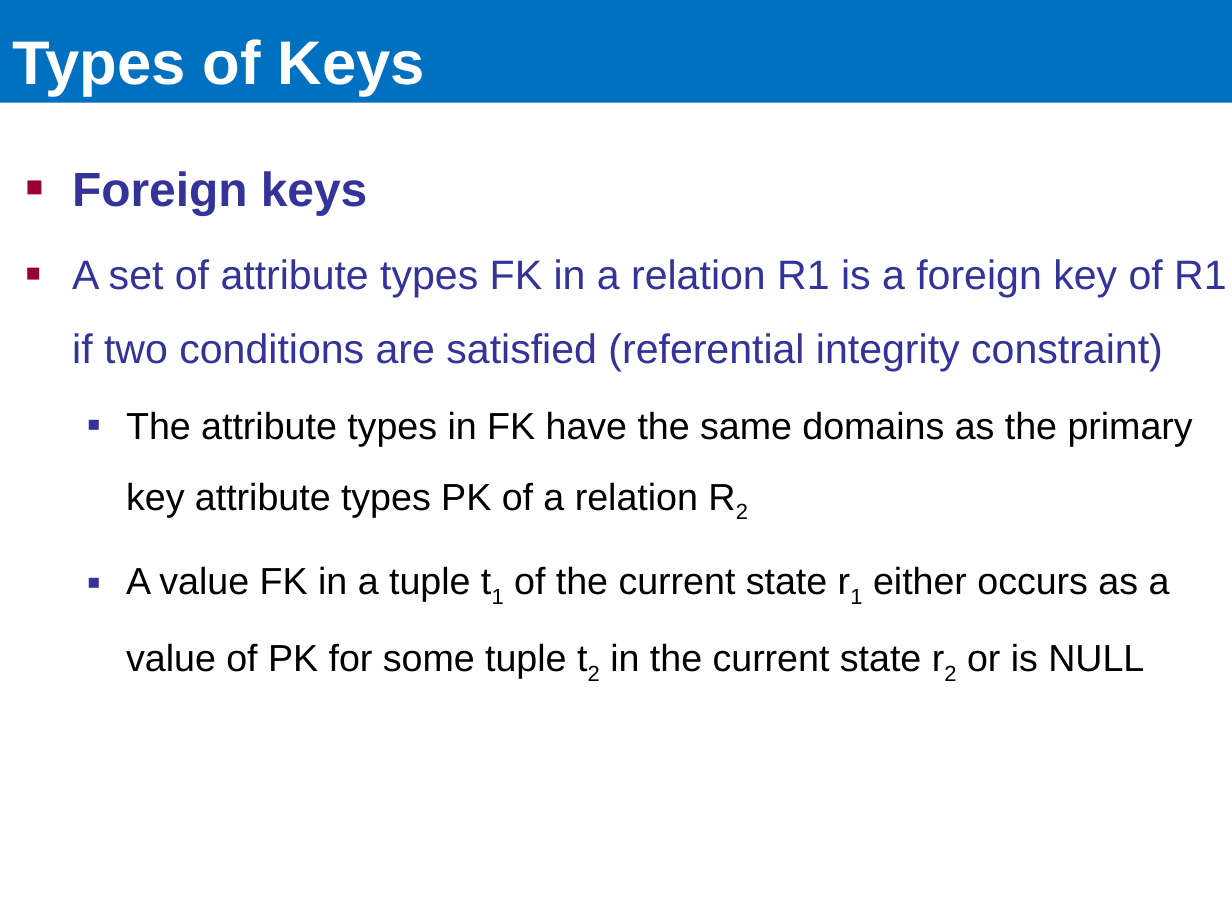
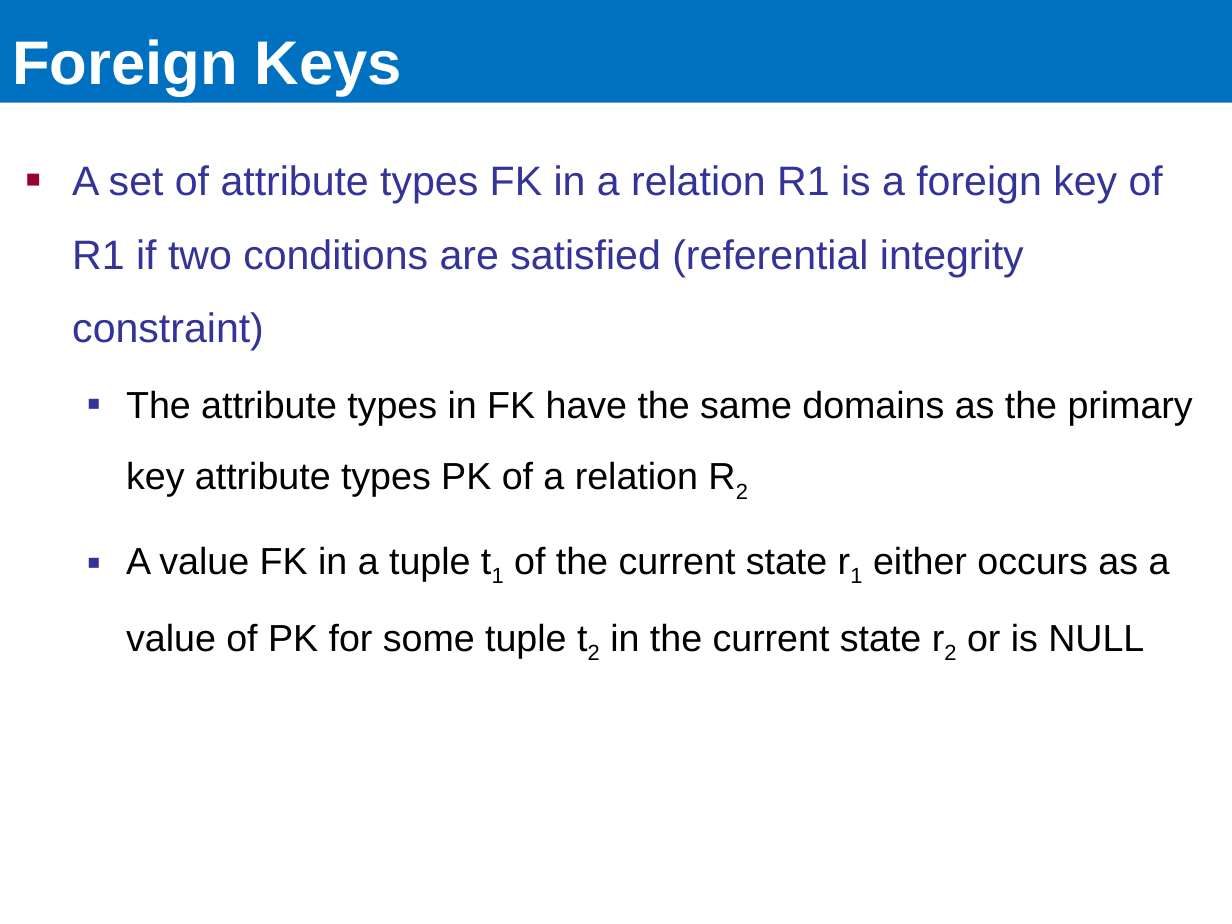
Before and after one commit to ECEG4191/Lecture-Slides, a slide deck: slide 39 of 2. Relational Model.pptx (slide 43 before the commit). Drawn at 1232x924 pixels with LibreOffice and Linux fonts; fonts in the diff are those of the drawing. Boxes give left, top, right and bottom in pixels: in the first picture for what was removed or moved away, otherwise in the second. Text is boxed around its words. In the diff, an @@ line names an element or a change of style, - is before the commit and + after.

```diff
--- a/2. Relational Model.pptx
+++ b/2. Relational Model.pptx
@@ title at [12, 39, 402, 95]: text changed @@
-Types of Keys
+Foreign Keys
@@ text at [72, 171, 368, 215]: paragraph removed @@
-■ Foreign keys
```
Also in this commit, not shown: 13 other slides changed, 4 slides removed, 1 other file.
